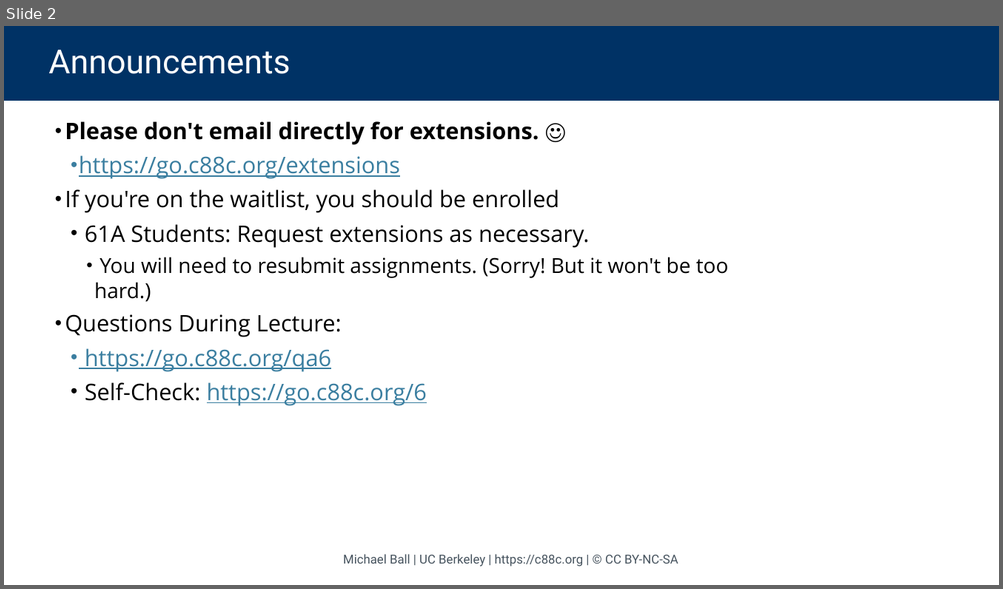
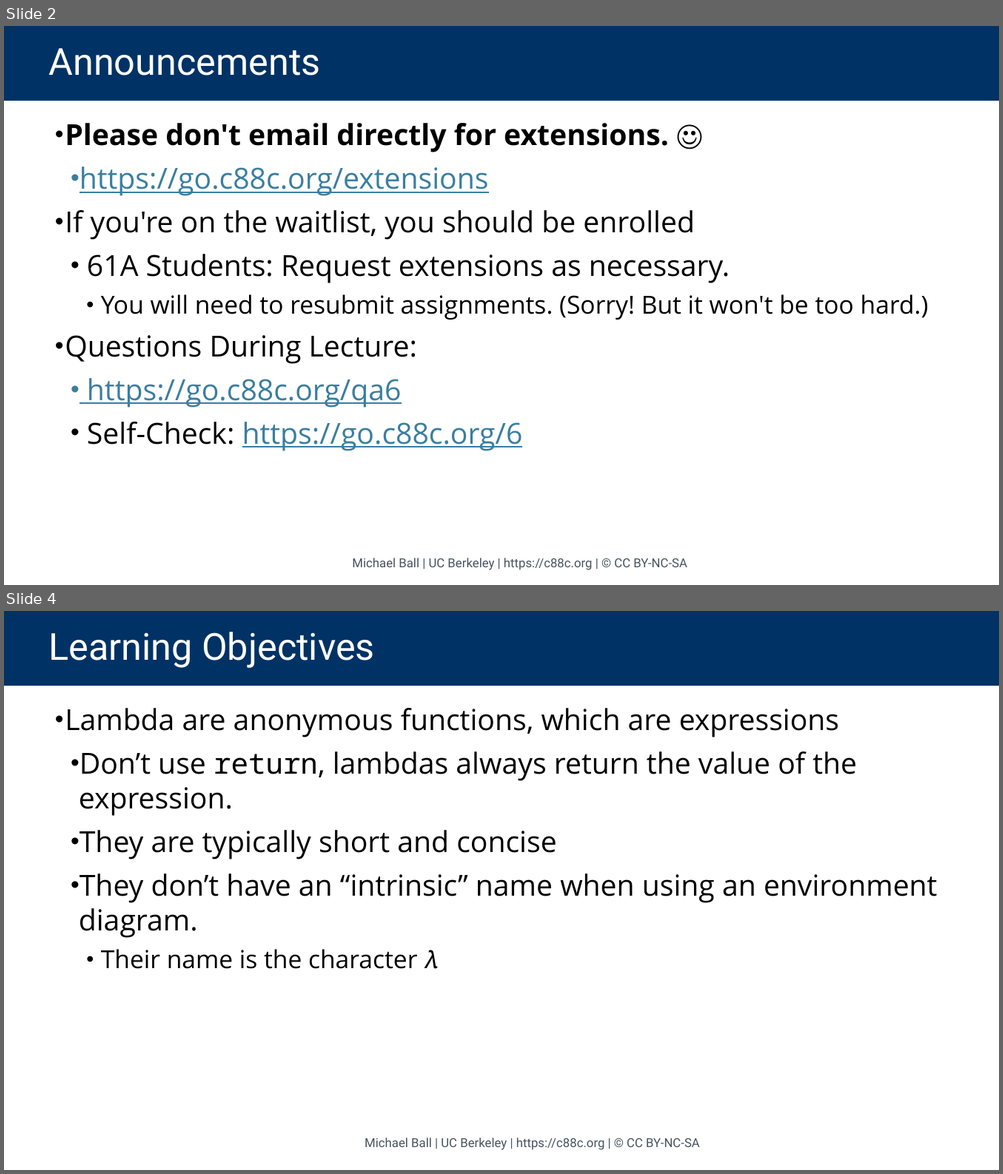
Before and after one commit to cs88-website/sp24, a slide deck: assets/slides/sp24/06-Lists_HOFs.pptx. Shown one above the other, each under a label of ours: slide 2 before the commit, slides 2 and 4 after it; the slides between them are not shown. The pictures are 1003x589 and 1003x1174 pixels, drawn with LibreOffice and Linux fonts; fonts in the diff are those of the drawing. Boxes give left, top, right and bottom in pixels: in the first picture for what was removed or moved away, otherwise in the second. Text is boxed around its words. In the diff, an @@ line names an element or a change of style, - is before the commit and + after.

```diff
--- a/assets/slides/sp24/06-Lists_HOFs.pptx
+++ b/assets/slides/sp24/06-Lists_HOFs.pptx
@@ slide 4 added at (4, 611, 999, 1170), background #FFFFFF @@
@@ title added at (4, 611, 999, 686), fill #003265, 36 pt, text #FFFFFF @@
+Learning Objectives
@@ text added at (65, 708, 937, 969), 28 pt, text #000000 @@
+• Lambda are anonymous functions, which are expressions
+  • Don’t use return, lambdas always return the value of the expression.
+  • They are typically short and concise
+  • They don’t have an “intrinsic” name when using an environment diagram.
+    • Their name is the character 𝜆
@@ text added at (364, 1138, 700, 1150), 12 pt, text #46535E @@
+Michael Ball | UC Berkeley | https://c88c.org | © CC BY-NC-SA
@@ slide 2 changed as well @@
@@ title "Announcements" at (4, 26, 999, 101): size 32 to 36 pt @@
@@ text "Please don't email directly for ..." at (65, 123, 928, 452): size 22 to 28 pt in "Please don't email directly for extensions. ☺", "https://go.c88c.org/extensions", "If you're on the waitlist, you should ...", "61A Students: Request extensions as necessary." and 3 more places; size 20 to 24 pt in "You will need to resubmit assignments. (Sorry! ..."; more space between paragraphs @@
@@ text "Michael Ball | UC Berkeley ...": place and size @@
-text "Michael Ball | UC Berkeley ..." at (343, 554, 678, 567)
+text "Michael Ball | UC Berkeley ..." at (352, 558, 687, 571)
```
Also in this commit, not shown: 32 other slides changed, 11 other slides added, 1 slide removed, 5 other files.
